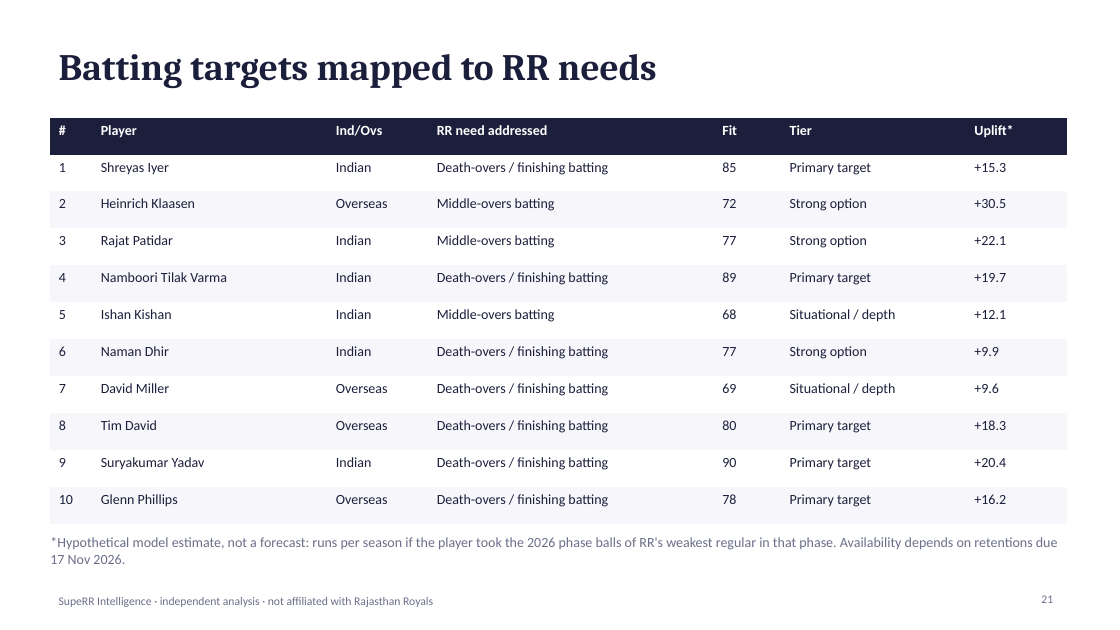
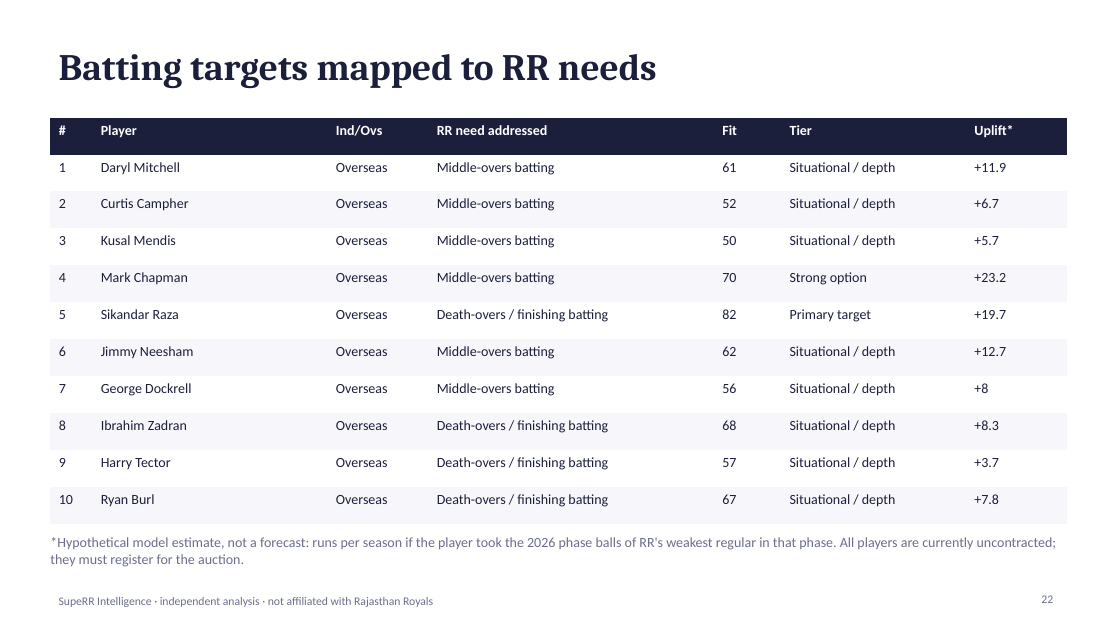
Before and after one commit to Anurag-1902-Patil/RR-Hackathon, a slide deck: slide 22 of reports/presentation.pptx (slide 21 before the commit). Drawn at 1120x630 pixels with LibreOffice and Linux fonts; fonts in the diff are those of the drawing. Boxes give left, top, right and bottom in pixels: in the first picture for what was removed or moved away, otherwise in the second. Text is boxed around its words. In the diff, an @@ line names an element or a change of style, - is before the commit and + after.

```diff
--- a/reports/presentation.pptx
+++ b/reports/presentation.pptx
@@ table at bbox=[50, 118, 1067, 511] @@
-row 2: 1 | Shreyas Iyer | Indian | Death-overs / finishing batting | 85 | Primary target | +15.3
+row 2: 1 | Daryl Mitchell | Overseas | Middle-overs batting | 61 | Situational / depth | +11.9
-row 3: 2 | Heinrich Klaasen | Overseas | Middle-overs batting | 72 | Strong option | +30.5
+row 3: 2 | Curtis Campher | Overseas | Middle-overs batting | 52 | Situational / depth | +6.7
-row 4: 3 | Rajat Patidar | Indian | Middle-overs batting | 77 | Strong option | +22.1
+row 4: 3 | Kusal Mendis | Overseas | Middle-overs batting | 50 | Situational / depth | +5.7
-row 5: 4 | Namboori Tilak Varma | Indian | Death-overs / finishing batting | 89 | Primary target | +19.7
+row 5: 4 | Mark Chapman | Overseas | Middle-overs batting | 70 | Strong option | +23.2
-row 6: 5 | Ishan Kishan | Indian | Middle-overs batting | 68 | Situational / depth | +12.1
+row 6: 5 | Sikandar Raza | Overseas | Death-overs / finishing batting | 82 | Primary target | +19.7
-row 7: 6 | Naman Dhir | Indian | Death-overs / finishing batting | 77 | Strong option | +9.9
+row 7: 6 | Jimmy Neesham | Overseas | Middle-overs batting | 62 | Situational / depth | +12.7
-row 8: 7 | David Miller | Overseas | Death-overs / finishing batting | 69 | Situational / depth | +9.6
+row 8: 7 | George Dockrell | Overseas | Middle-overs batting | 56 | Situational / depth | +8
-row 9: 8 | Tim David | Overseas | Death-overs / finishing batting | 80 | Primary target | +18.3
+row 9: 8 | Ibrahim Zadran | Overseas | Death-overs / finishing batting | 68 | Situational / depth | +8.3
-row 10: 9 | Suryakumar Yadav | Indian | Death-overs / finishing batting | 90 | Primary target | +20.4
+row 10: 9 | Harry Tector | Overseas | Death-overs / finishing batting | 57 | Situational / depth | +3.7
-row 11: 10 | Glenn Phillips | Overseas | Death-overs / finishing batting | 78 | Primary target | +16.2
+row 11: 10 | Ryan Burl | Overseas | Death-overs / finishing batting | 67 | Situational / depth | +7.8
@@ text at bbox=[50, 537, 1056, 567]: text changed @@
-*Hypothetical model estimate, not a forecast: runs per season if the player took the 2026 phase balls of RR's weakest regular in that phase. Availability depends on retentions due 17 Nov 2026.
+*Hypothetical model estimate, not a forecast: runs per season if the player took the 2026 phase balls of RR's weakest regular in that phase. All players are currently uncontracted; they must register for the auction.
```
Also in this commit, not shown: 12 other slides changed, 2 slides added, 1 slide removed, 3 other files.
